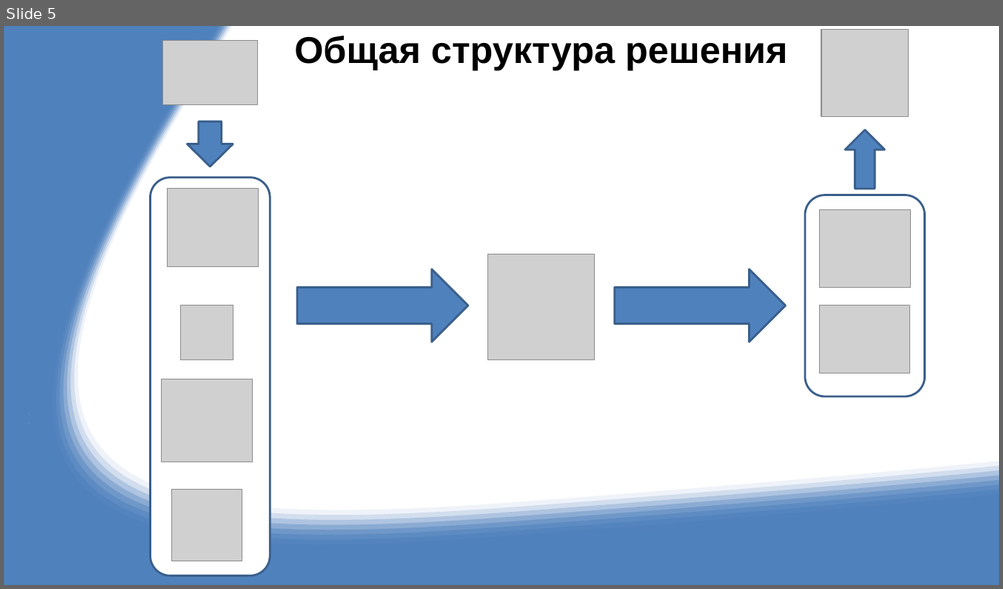
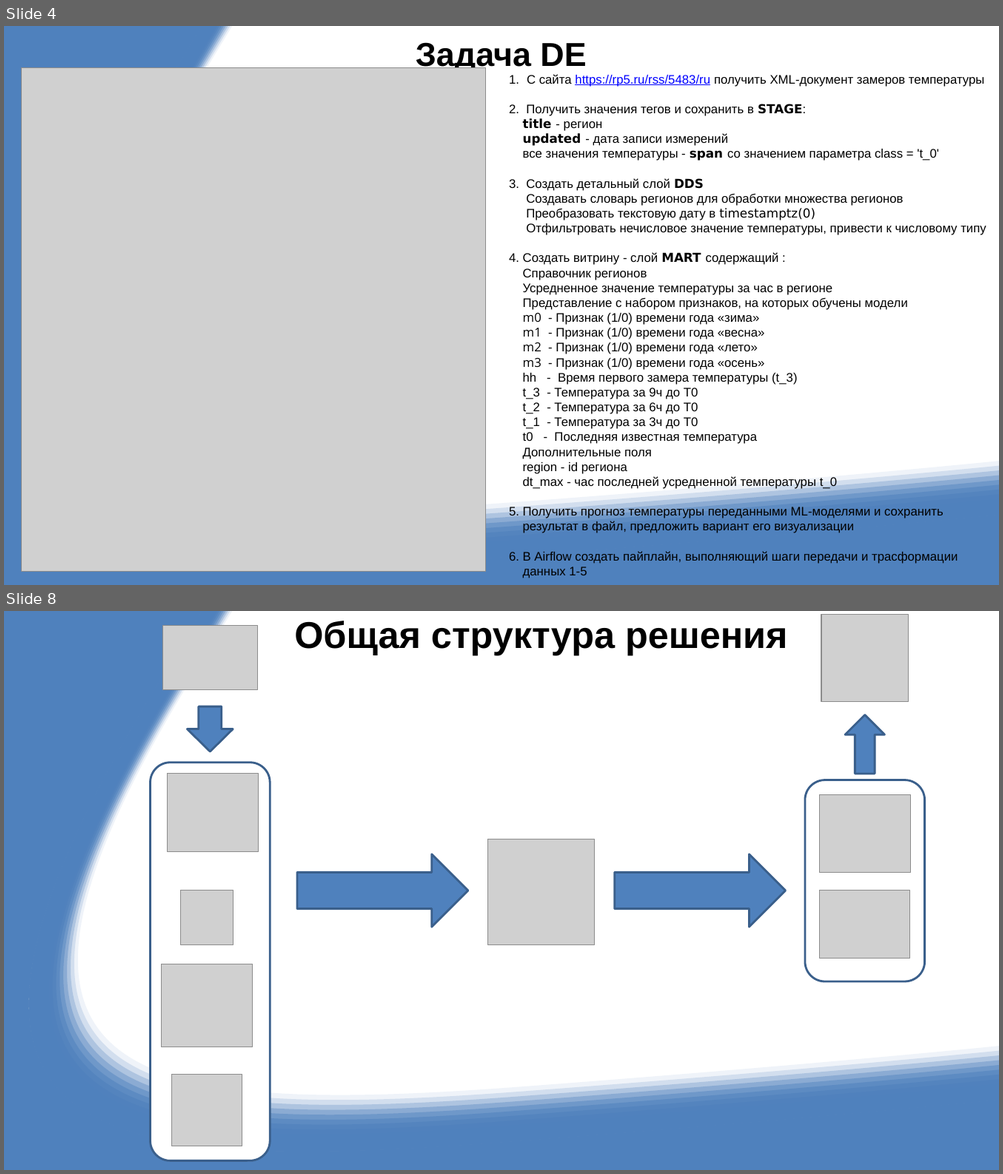
Before and after one commit to RUS02/PetProjJRG, a slide deck: DOC/DE_Yandex_2023-2024.pptx. Shown one above the other, each under a label of ours: slide 5 before the commit, slides 4 and 8 after it; the slides between them are not shown. The pictures are 1003x589 and 1003x1174 pixels, drawn with LibreOffice and Linux fonts; fonts in the diff are those of the drawing; grey boxes stand for pictures. Boxes give left, top, right and bottom in pixels: in the first picture for what was removed or moved away, otherwise in the second. Text is boxed around its words. In the diff, an @@ line names an element or a change of style, - is before the commit and + after.

```diff
--- a/DOC/DE_Yandex_2023-2024.pptx
+++ b/DOC/DE_Yandex_2023-2024.pptx
@@ slide 4 added at (4,26,999,585), background #FFFFFF; not listed: 12 template elements that a slide beside it also shows @@
@@ text added at (415,42,586,73), 32 pt, text #000000, bold @@
+Задача DE
@@ picture added at (21,67,485,572) @@
@@ text added at (509,74,986,579), 12 pt, text #000000 @@
+1. С сайта https://rp5.ru/rss/5483/ru получить XML-документ замеров температуры
+2. Получить значения тегов и сохранить в STAGE:
+title - регион
+updated - дата записи измерений
+все значения температуры - span со значением параметра class = 't_0'
+3. Создать детальный слой DDS
+Создавать словарь регионов для обработки множества регионов
+Преобразовать текстовую дату в timestamptz(0)
+Отфильтровать нечисловое значение температуры, привести к числовому типу
+4. Создать витрину - слой MART содержащий :
+Справочник регионов
+Усредненное значение температуры за час в регионе
+Представление с набором признаков, на которых обучены модели
+m0 - Признак (1/0) времени года «зима»
+m1 - Признак (1/0) времени года «весна»
+m2 - Признак (1/0) времени года «лето»
+m3 - Признак (1/0) времени года «осень»
+hh - Время первого замера температуры (t_3)
+t_3 - Температура за 9ч до T0
+t_2 - Температура за 6ч до T0
+t_1 - Температура за 3ч до T0
+t0 - Последняя известная температура
+Дополнительные поля
+region - id региона
+dt_max - час последней усредненной температуры t_0
+5. Получить прогноз температуры переданными ML-моделями и сохранить
+результат в файл, предложить вариант его визуализации
+6. В Airflow cоздать пайплайн, выполняющий шаги передачи и трасформации
+данных 1-5
@@ what was slide 5 is now slide 8 @@
```
Also in this commit, not shown: 3 slides changed, 4 other slides added, 1 slide removed, 19 other files.
